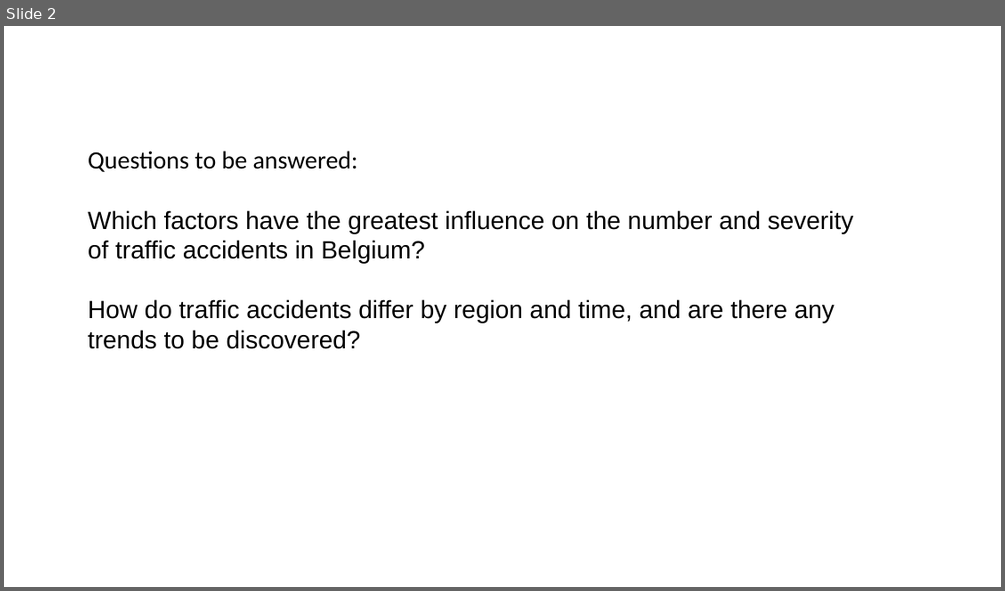
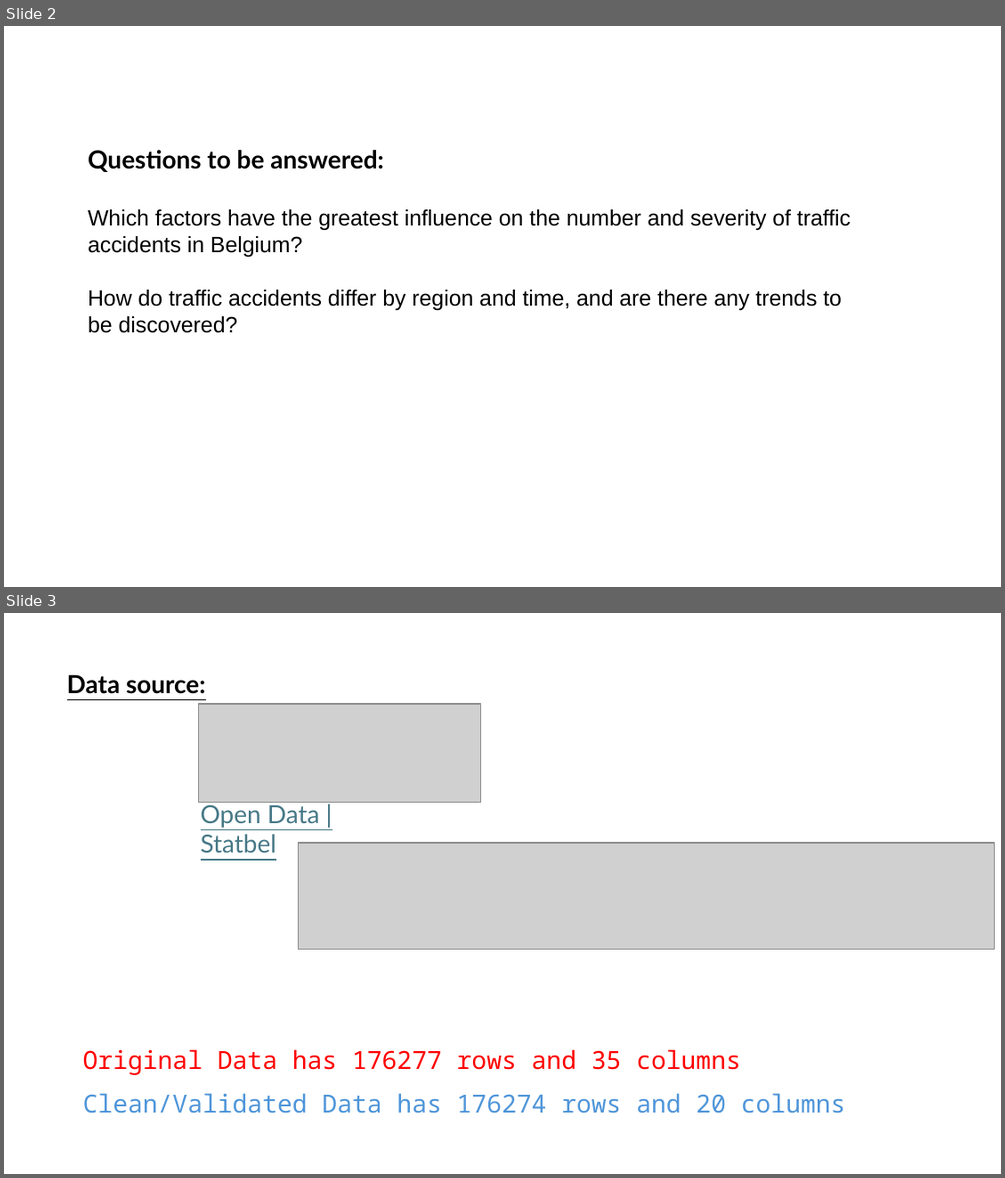
Before and after one commit to bhusalgokarna/Modular_Base_Coding, a slide deck: Traffic_Accident_Analysis_Belgium.pptx. Shown one above the other, each under a label of ours: slide 2 before the commit, slides 2 and 3 after it. The pictures are 1005x591 and 1005x1178 pixels, drawn with LibreOffice and Linux fonts; fonts in the diff are those of the drawing; grey boxes stand for pictures. Boxes give left, top, right and bottom in pixels: in the first picture for what was removed or moved away, otherwise in the second. Text is boxed around its words. In the diff, an @@ line names an element or a change of style, - is before the commit and + after.

```diff
--- a/Traffic_Accident_Analysis_Belgium.pptx
+++ b/Traffic_Accident_Analysis_Belgium.pptx
@@ slide 3 added at bbox=[4, 613, 1001, 1174], background #FFFFFF @@
@@ text added at bbox=[67, 674, 206, 694], 18 pt, text #000000, bold, underline @@
+Data source:
@@ picture added at bbox=[198, 704, 480, 803] @@
@@ text added at bbox=[201, 802, 320, 852], 18 pt, text #467886, underline @@
+Open Data | Statbel
@@ picture added at bbox=[298, 843, 994, 949] @@
@@ text added at bbox=[83, 1049, 741, 1075], 18 pt, text #FF0000 @@
+Original Data has 176277 rows and 35 columns
@@ text added at bbox=[83, 1093, 846, 1113], 18 pt, text #4E95D9 @@
+Clean/Validated Data has 176274 rows and 20 columns
@@ slide 2 changed as well @@
@@ text "Questions to be answered:" at bbox=[88, 150, 850, 333]: font Calibri to Lato, bold on in "Questions to be answered:"; size 18 to 16 pt in "Which factors have the greatest influence on ...", "How do traffic accidents differ by region ..." @@
```
Also in this commit, not shown: 16 other slides changed, 5 other slides added, 2 slides removed, 6 other files.
